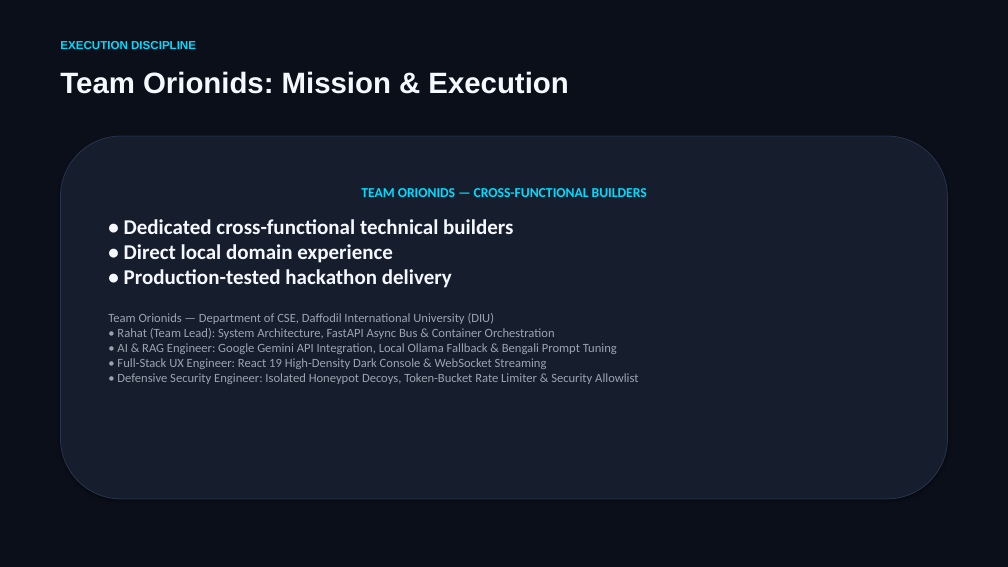
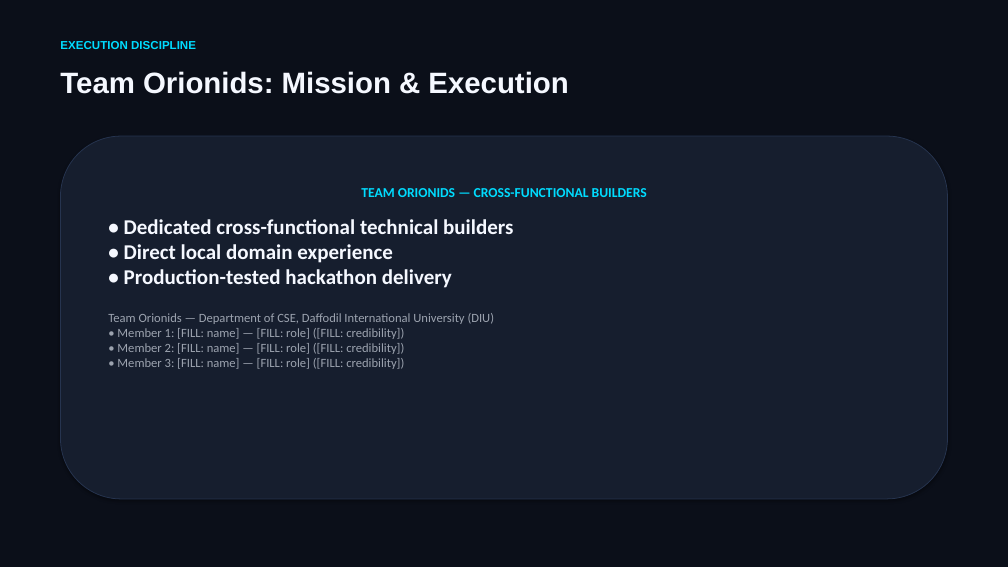
Before and after one commit to rahat4528/prohori-ai, a slide deck: slide 7 of docs/Prohori_AI_Pitch_Deck.pptx. Drawn at 1008x567 pixels with LibreOffice and Linux fonts; fonts in the diff are those of the drawing. Boxes give left, top, right and bottom in pixels: in the first picture for what was removed or moved away, otherwise in the second. Text is boxed around its words. In the diff, an @@ line names an element or a change of style, - is before the commit and + after.

Commit message:
docs: align claims, audit log terminology, team placeholders and embed repository QR

```diff
--- a/docs/Prohori_AI_Pitch_Deck.pptx
+++ b/docs/Prohori_AI_Pitch_Deck.pptx
@@ text in rounded rectangle at bbox=[108, 313, 495, 369]: text changed @@
-Team Orionids — Department of CSE, Daffodil International University (DIU)
-• Rahat (Team Lead): System Architecture, FastAPI Async Bus & Container Orchestration
-• AI & RAG Engineer: Google Gemini API Integration, Local Ollama Fallback & Bengali Prompt Tuning
-• Full-Stack UX Engineer: React 19 High-Density Dark Console & WebSocket Streaming
-• Defensive Security Engineer: Isolated Honeypot Decoys, Token-Bucket Rate Limiter & Security Allowlist
+Team Orionids — Department of CSE, Daffodil International University (DIU)
+• Member 1: [FILL: name] — [FILL: role] ([FILL: credibility])
+• Member 2: [FILL: name] — [FILL: role] ([FILL: credibility])
+• Member 3: [FILL: name] — [FILL: role] ([FILL: credibility])
```
Also in this commit, not shown: 1 other slide changed, 6 other files.
